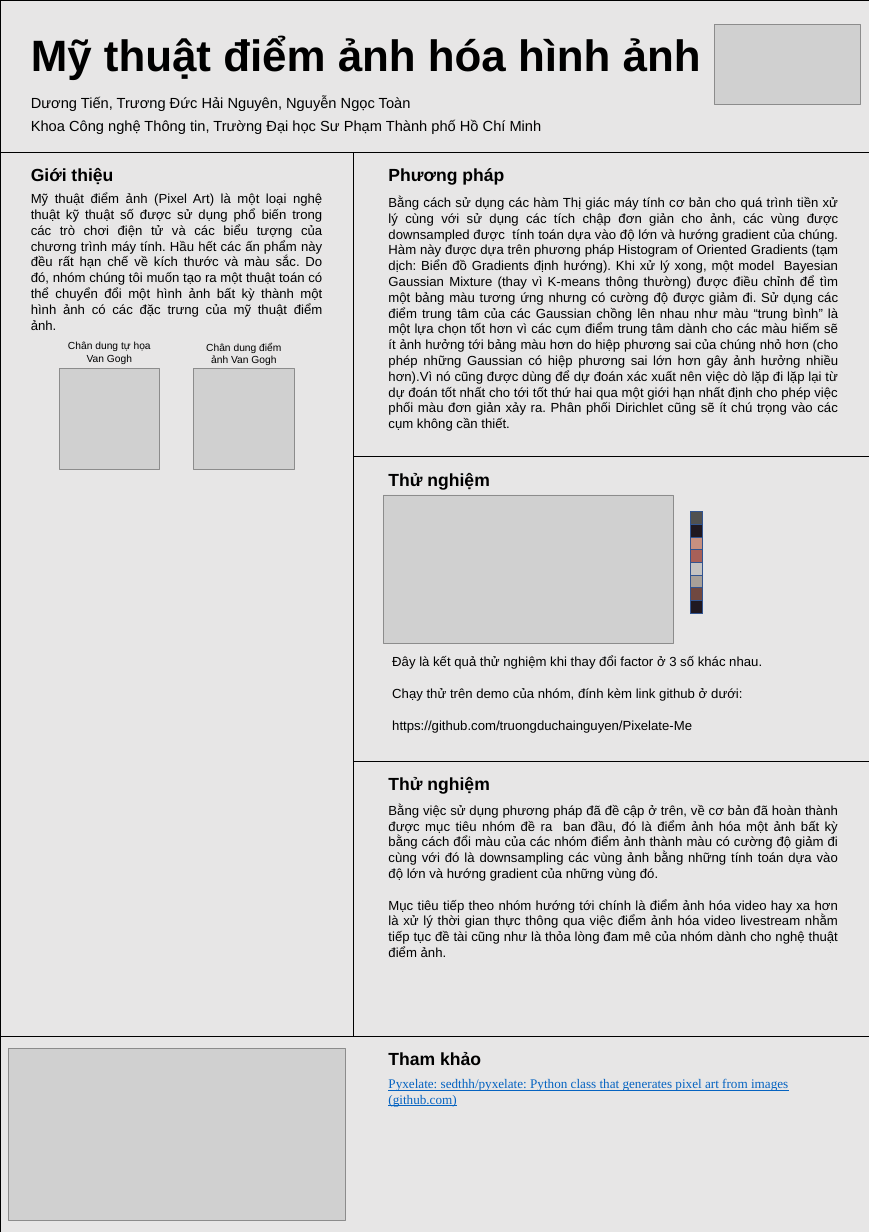
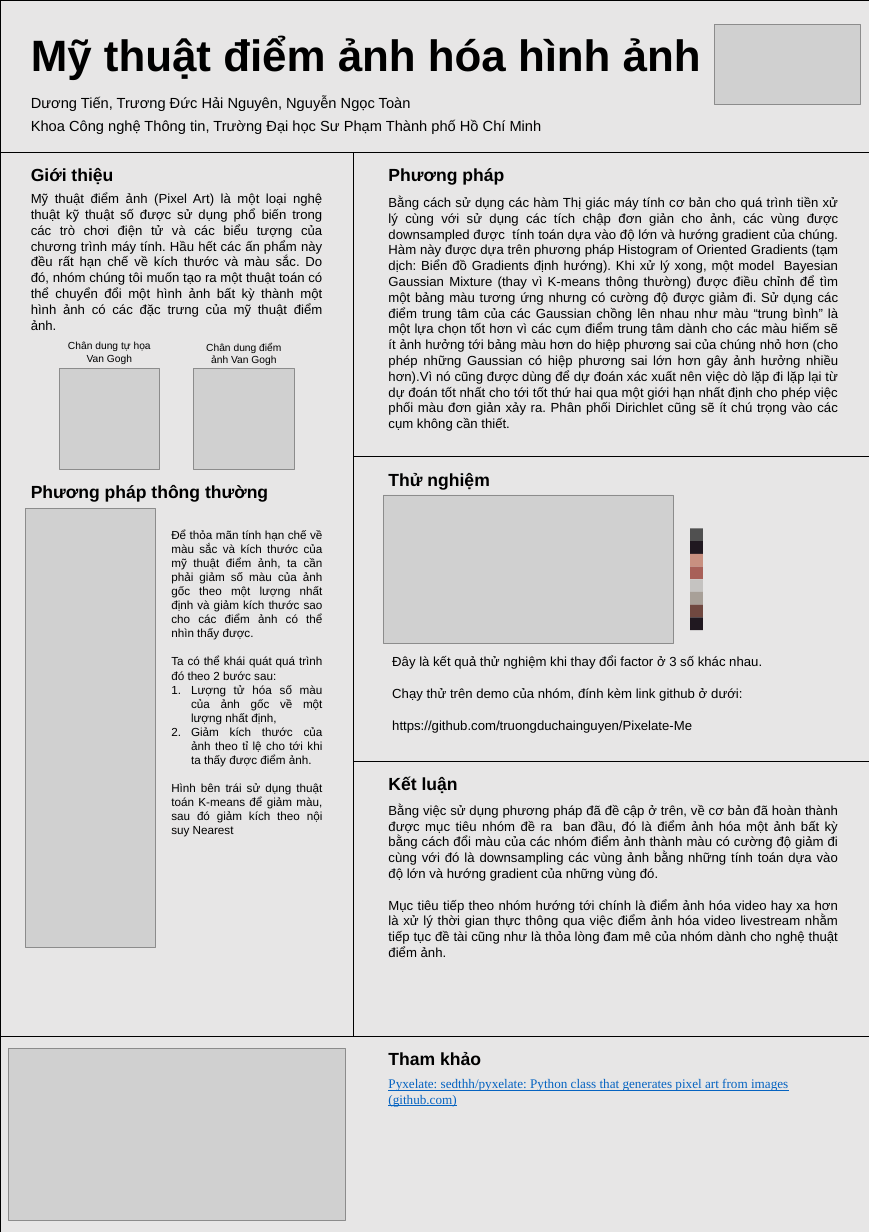
Before and after one commit to truongduchainguyen/Pixelate-Me, a slide deck: slide 1 of papers/Poster.pptx. Drawn at 869x1232 pixels with LibreOffice and Linux fonts; fonts in the diff are those of the drawing; grey boxes stand for pictures. Boxes give left, top, right and bottom in pixels: in the first picture for what was removed or moved away, otherwise in the second. Text is boxed around its words. In the diff, an @@ line names an element or a change of style, - is before the commit and + after.

Commit message:
update poster

```diff
--- a/papers/Poster.pptx
+++ b/papers/Poster.pptx
@@ picture added at [26, 509, 156, 947] @@
@@ text added at [31, 485, 268, 502], 24 pt, text #000000, bold @@
+Phương pháp thông thường
@@ text added at [171, 530, 323, 837], 16 pt, text #000000 @@
+Để thỏa mãn tính hạn chế về màu sắc và kích thước của mỹ thuật điểm ảnh, ta cần phải giảm số màu của ảnh gốc theo một lượng nhất định và giảm kích thước sao cho các điểm ảnh có thể nhìn thấy được.
+Ta có thể khái quát quá trình đó theo 2 bước sau:
+1. Lượng tử hóa số màu của ảnh gốc về một lượng nhất định,
+2. Giảm kích thước của ảnh theo tỉ lệ cho tới khi ta thấy được điểm ảnh.
+Hình bên trái sử dụng thuật toán K-means để giảm màu, sau đó giảm kích theo nội suy Nearest
@@ 8 rectangles: place and size @@
-8 rectangles at [690, 512, 703, 614]
+8 rectangles at [690, 529, 703, 630]
@@ outline #325491 1 pt to none in 8 elements at [690, 529, 703, 541], [690, 541, 703, 554], [690, 554, 703, 567], [690, 579, 703, 592], [690, 605, 703, 617], [690, 618, 703, 630], [690, 567, 703, 579], [690, 592, 703, 605] @@
@@ text at [388, 777, 458, 793]: text changed @@
-Thử nghiệm
+Kết luận
```
